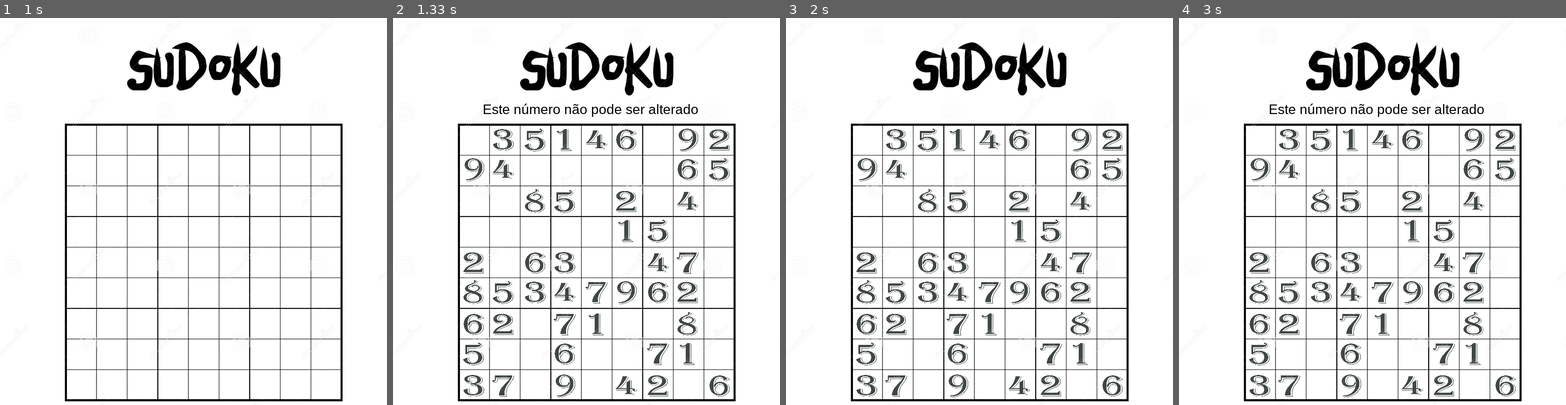
Above: before the commit, frames 1-4 (left to right).
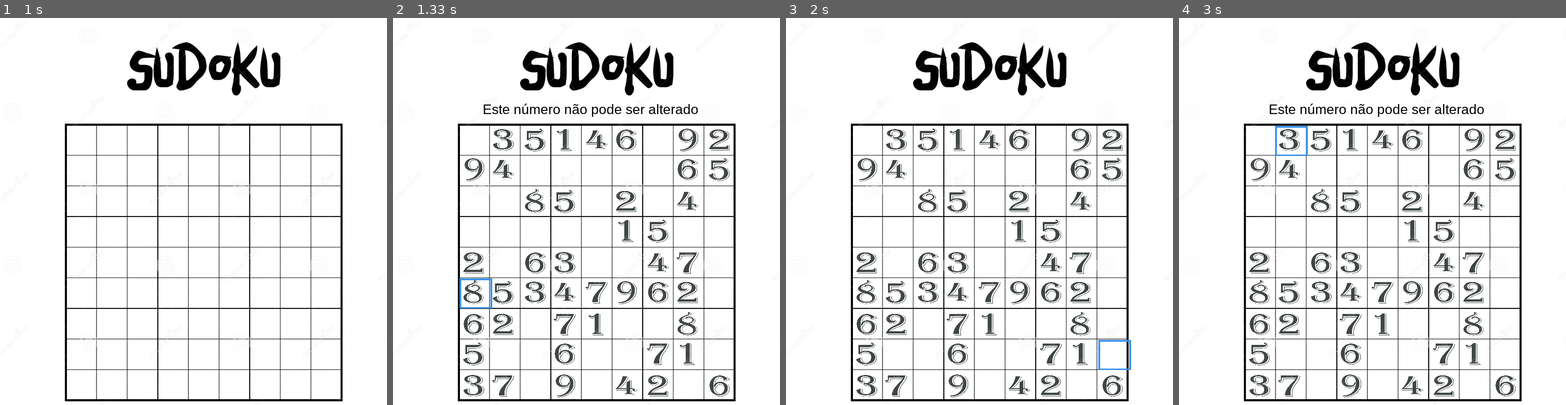
Above: after the commit, the same moments.

Repository: memdygu100/Sudoku-Pygame
Game: pygame game, started from main.py
Two runs of this game, one before a commit and one after it. Both use one fixed random seed, a clock stepped at 60 frames per second and the inputs below.
Inputs (mouse positions are in pixels of both pictures, inside the frame that each line leads up to):
- Up to frame 1 (1 s): click (193, 211) at 0.38 s; tap Enter at 0.67 s
- Up to frame 2 (1.33 s): click (466, 304) at 1.27 s
- Up to frame 3 (2 s): move the mouse to (1122, 346) at 1.6 s; click (1122, 346) at 1.9 s
- Up to frame 4 (3 s): move the mouse to (1279, 134) at 2.33 s; click (1279, 134) at 2.7 s

Frame 1 is identical in both runs. In frame 2, 0.1% of the frame differs, in the area x 17-26%, y 67-76%; in frame 3, 0.1%, in the area x 80-90%, y 83-91%; in frame 4, 0.1%.

Commit message:
Jogo "pronto"

Diff:
--- a/main.py
+++ b/main.py
@@ -119,7 +119,8 @@
 botao_fundo_menu = pygame.transform.scale(janela_fundo_vitoria, (300, 75))
 quadrado_menu = pygame.image.load("Assets/Janela Fundo Vitoria.jpg")
 quadrado_menu = pygame.transform.scale(janela_fundo_vitoria, (600, 150))
-
+quadrado_selecao = pygame.image.load("Assets/TIRAR _FUNDO 2-Photoroom.png")
+quadrado_selecao = pygame.transform.scale(quadrado_selecao, (93, 97))
 
 Sudoku_playground = [[0 for _ in range(9)] for _ in range(9)]
 
@@ -219,6 +220,7 @@
                         linha_selecionada = (posicao_click_y - 230) // 70
                         print(f"Célula clicada: [{linha_selecionada}][{coluna_selecionada}]")
                         precisa_redesenhar = True
+                        pressionado = True
                 elif events.type == pygame.KEYDOWN:
                     if linha_selecionada is not None and coluna_selecionada is not None:
                         if Sudoku_playground[linha_selecionada][coluna_selecionada] != numeros_bloqueados[linha_selecionada][coluna_selecionada]:
@@ -279,9 +281,12 @@
                     text_time_rect.center = (posicao_x + 220, posicao_y + 110)
                     janela.blit(text_time_surface, text_time_rect)
                     jogo_finalizado = True
+                if pressionado:
+                    janela.blit(quadrado_selecao, (Matrizes.posicoes_x[coluna_selecionada] - 15, Matrizes.posicoes_y[linha_selecionada] - 19))
+
                 pygame.display.update()
                 precisa_redesenhar = False
-
+                pressionado = False
         else:
             menu = pygame.display.set_mode((x, y))
             janela.blit(botao_fundo_menu,(275, 400))
Binary file added: Assets/TIRAR _FUNDO 2-Photoroom.png
